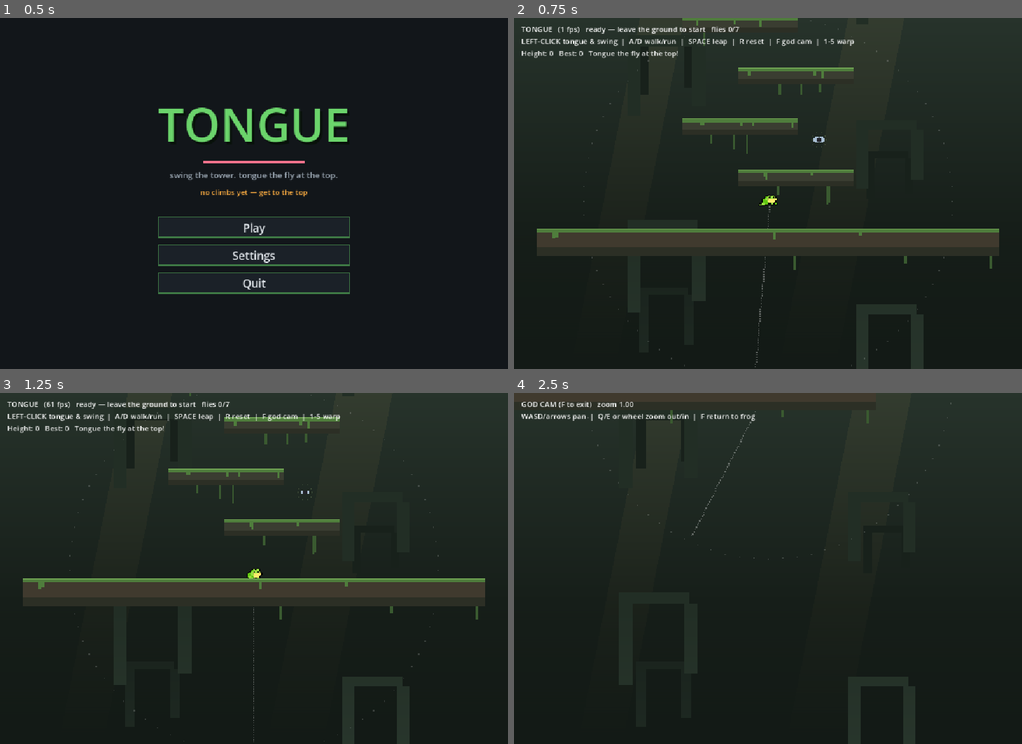
Above: before the commit, frames 1-4 (two rows, left to right).
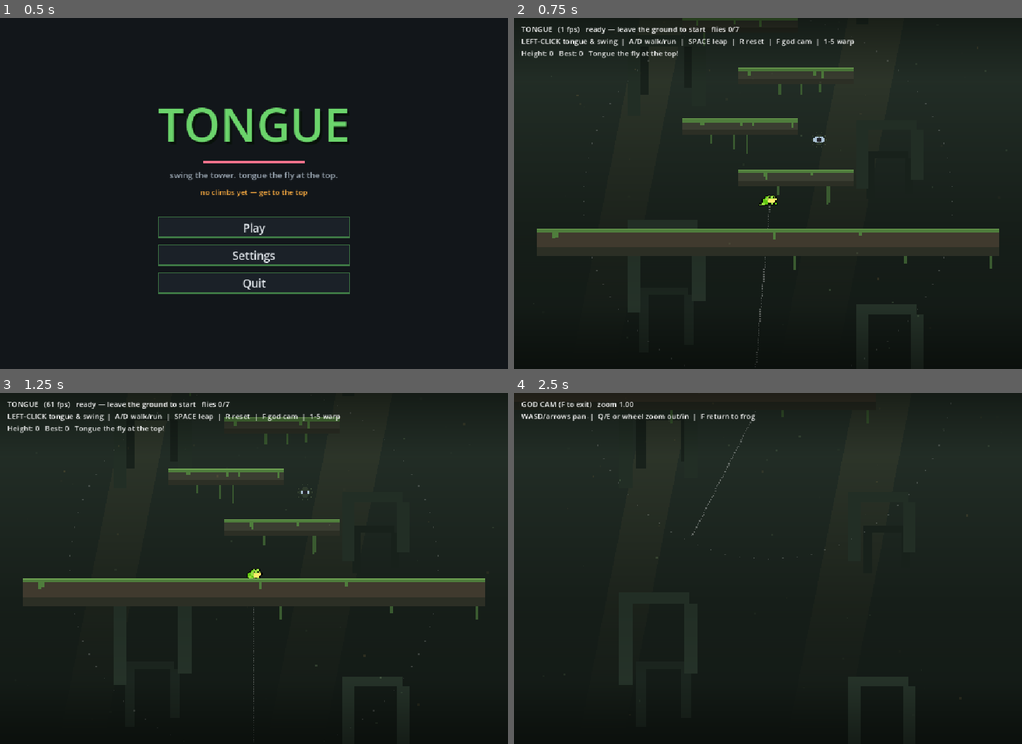
Above: after the commit, the same moments.

Repository: asg86260/Tongue
Game: Godot game, scene res://Title.tscn
The game is run twice, just before and just after one commit, with the same random seed, the same clock (stepped at 60 frames per second) and the same inputs.
Inputs (mouse positions are in pixels of both pictures, inside the frame that each line leads up to):
- Up to frame 1 (0.5 s): no input
- Up to frame 2 (0.75 s): click "Play" at 0.5 s
- Up to frame 3 (1.25 s): no input
- Up to frame 4 (2.5 s): tap Enter at 1.25 s; move the mouse to (879, 550) at 1.27 s; press the mouse at (879, 550) at 1.28 s; hold D (move_right) 1.28-2.03 s; tap Space (jump) at 1.52, 1.82, 2.27 s; move the mouse to (666, 586) at 2.02 s; release the mouse at (666, 586) at 2.03 s; hold S (move_down) from 2.03 s (still down); tap F (godcam) at 2.1 s; click (666, 586) at 2.17 s

Frame 1 is identical in both runs. In frame 2, 1.1% of the frame differs, in the area x 12-81%, y 0-100%; in frame 3, 0.8%; in frame 4, 2.1%, in the area x 0-87%, y 0-100%.

Commit message:
Juice: foreground spores + vignette, glowing amber runes & flies
- Atmosphere.gd: drifting spore/dust motes in front of the world + edge vignette
  (layer 1, HUD bumped to layer 2)
- Grapple knobs now flicker with an amber glow halo; flies get a soft glow

Co-Authored-By: Claude Opus 4.8 <noreply@anthropic.com>

Diff:
--- /dev/null
+++ b/Atmosphere.gd
@@ -0,0 +1,58 @@
+extends Control
+
+# Foreground atmosphere: drifting spores/dust in front of the world plus a soft
+# vignette. A Control that Game parents under a CanvasLayer above the world but below
+# the HUD. Reads `target` (the player) for a touch of parallax.
+
+var target: Node2D
+var t := 0.0
+var motes: Array = []
+const N := 54
+
+func _ready() -> void:
+	set_anchors_preset(Control.PRESET_FULL_RECT)
+	mouse_filter = Control.MOUSE_FILTER_IGNORE
+	var rng := RandomNumberGenerator.new()
+	rng.seed = 9173
+	for i in N:
+		motes.append({
+			"fx": rng.randf(), "fy": rng.randf(),
+			"r": rng.randf_range(2.0, 5.0),
+			"spd": rng.randf_range(6.0, 22.0),       # rise speed
+			"swf": rng.randf_range(0.4, 1.3),        # sway freq
+			"amp": rng.randf_range(8.0, 26.0),       # sway amplitude
+			"phase": rng.randf() * TAU,
+			"a": rng.randf_range(0.05, 0.18),
+			"warm": rng.randf() < 0.35,              # some are amber (ember-like)
+		})
+	set_process(true)
+
+func _process(d: float) -> void:
+	t += d
+	queue_redraw()
+
+func _draw() -> void:
+	var vp := get_viewport().get_visible_rect().size
+	var cam := target.global_position if target else Vector2.ZERO
+	for m in motes:
+		var y: float = fmodp(m.fy * vp.y - t * m.spd + cam.y * 0.18, vp.y + 60.0) - 30.0
+		var x: float = fmodp(m.fx * vp.x + sin(t * m.swf + m.phase) * m.amp + cam.x * 0.18, vp.x + 60.0) - 30.0
+		var a: float = m.a * (0.55 + 0.45 * sin(t * 1.7 + m.phase))
+		var col := Color(0.95, 0.72, 0.38, a) if m.warm else Color(0.72, 0.9, 0.62, a)
+		draw_rect(Rect2(x, y, m.r, m.r), col)
+	_vignette(vp)
+
+# darken the top and bottom edges for focus/mood
+func _vignette(vp: Vector2) -> void:
+	var h := vp.y * 0.18
+	var dark := Color(0.02, 0.03, 0.02, 0.55)
+	var clear := Color(0.02, 0.03, 0.02, 0.0)
+	draw_polygon(
+		PackedVector2Array([Vector2(0, 0), Vector2(vp.x, 0), Vector2(vp.x, h), Vector2(0, h)]),
+		PackedColorArray([dark, dark, clear, clear]))
+	draw_polygon(
+		PackedVector2Array([Vector2(0, vp.y - h), Vector2(vp.x, vp.y - h), Vector2(vp.x, vp.y), Vector2(0, vp.y)]),
+		PackedColorArray([clear, clear, dark, dark]))
+
+static func fmodp(a: float, b: float) -> float:
+	return fmod(fmod(a, b) + b, b)
--- a/Game.gd
+++ b/Game.gd
@@ -9,6 +9,7 @@
 const PauseMenuScene := preload("res://PauseMenu.gd")
 const WinScreenScene := preload("res://WinScreen.gd")
 const BackdropScene := preload("res://Backdrop.gd")
+const AtmosphereScene := preload("res://Atmosphere.gd")
 
 const PIX := 2.6              # pixel-cell size for the chunky pixel-art draw helpers
 const GOAL_CATCH_R := 36.0    # tongue must touch this close to the goal fly to win
@@ -63,6 +64,12 @@
 	var backdrop := BackdropScene.new()
 	backdrop.target = player
 	bg_layer.add_child(backdrop)
+	var fg_layer := CanvasLayer.new()
+	fg_layer.layer = 1               # in front of the world, below the HUD (layer 2)
+	add_child(fg_layer)
+	var atmosphere := AtmosphereScene.new()
+	atmosphere.target = player
+	fg_layer.add_child(atmosphere)
 	_build_camera()
 	_build_ui()
 	_build_sfx()
@@ -178,6 +185,7 @@
 
 func _build_ui() -> void:
 	var layer := CanvasLayer.new()
+	layer.layer = 2                  # above the foreground atmosphere
 	add_child(layer)
 	label = Label.new()
 	label.position = Vector2(16, 12)
@@ -437,12 +445,15 @@
 		var c: Color = p.col
 		c.a = (1.0 - k) * 0.8
 		_pixel_ring(p.pos, r, c)
-	# grapple-only knobs: amber rings with a soft pulse (read as "aim here, don't land")
+	# grapple-only knobs: glowing amber runes (aim here, don't land) — flicker + halo
 	var pulse: float = 13.0 + sin(flap * 4.0) * 2.0
 	for kn in anchor_knobs:
-		_pixel_ring(kn, pulse, Color(0.95, 0.65, 0.25, 0.85), 12)
-		_pixel_dot(kn, 2, Color(1.0, 0.82, 0.4))
-		_pixel_dot(kn, 1, Color(1.0, 0.95, 0.7))
+		var fl: float = 0.65 + 0.35 * sin(flap * 6.0 + kn.x * 0.07)   # torch flicker
+		_pixel_dot(kn, 9, Color(0.95, 0.6, 0.2, 0.07 * fl))           # outer glow
+		_pixel_dot(kn, 6, Color(0.97, 0.68, 0.28, 0.10 * fl))         # inner glow
+		_pixel_ring(kn, pulse, Color(0.98, 0.72, 0.32, 0.9), 12)
+		_pixel_dot(kn, 2, Color(1.0, 0.84, 0.45))
+		_pixel_dot(kn, 1, Color(1.0, 0.97, 0.8))
 	# collectible flies: small bobbing bugs (uncaught only), out-of-phase per fly
 	for f in flies:
 		if f["caught"]:
@@ -452,6 +463,7 @@
 		var cb := roundf(sin(flap * 3.5 + ph) * 4.0)
 		var cpos := fp + Vector2(0, cb)
 		var cw: int = 1 if sin(flap * 30.0 + ph) > 0.0 else 2
+		_pixel_dot(cpos, 4, Color(0.8, 0.95, 0.6, 0.09))          # soft glow
 		_pixel_ring(cpos, 16.0, Color(0.8, 0.95, 0.6, 0.20), 10)   # faint catch halo
 		_pixel_dot(cpos + Vector2(-6, 0), cw, Color(0.8, 0.9, 1.0, 0.8))
 		_pixel_dot(cpos + Vector2(6, 0), cw, Color(0.8, 0.9, 1.0, 0.8))
@@ -468,6 +480,7 @@
 		var bob := roundf(sin(flap * 3.0) * 6.0)
 		var fpos := goal_pos + Vector2(0, bob)
 		var wing: int = 1 if sin(flap * 30.0) > 0.0 else 2   # 2-frame wing flap
+		_pixel_dot(fpos, 7, Color(0.7, 0.95, 0.5, 0.10))             # soft glow
 		_pixel_ring(fpos, goal_r, Color(0.55, 0.85, 0.4, 0.18), 28)   # catch halo (dotted)
 		_pixel_dot(fpos + Vector2(-9, 0), wing, Color(0.8, 0.9, 1.0, 0.8))
 		_pixel_dot(fpos + Vector2(9, 0), wing, Color(0.8, 0.9, 1.0, 0.8))
